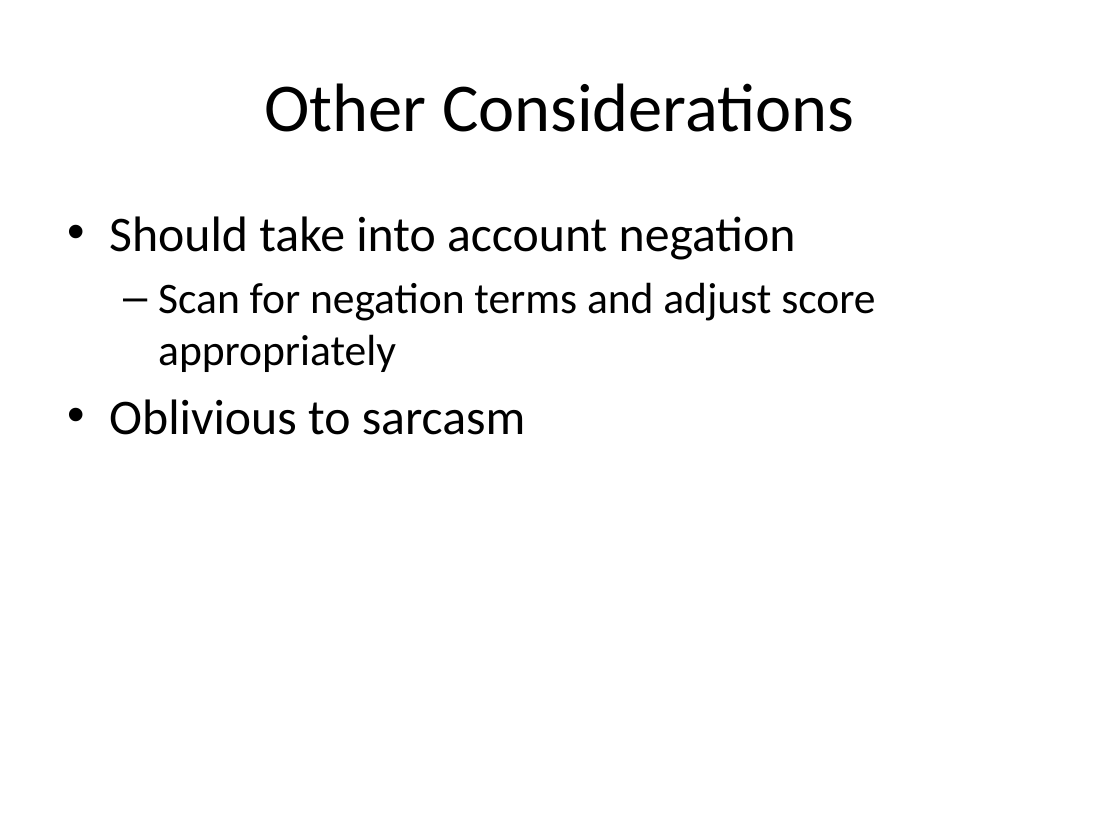
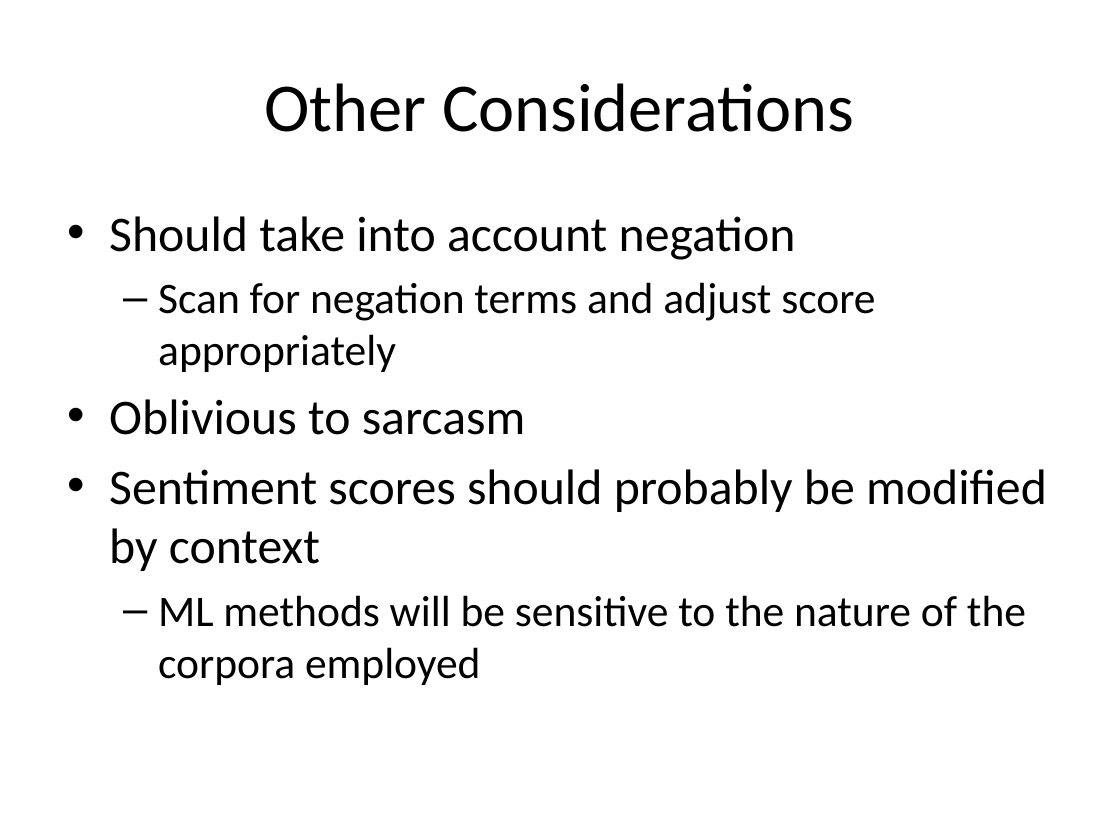
Before and after one commit to rajarshi/ctrug-tweet, a slide deck: slide 9 of ctrug.pptx (slide 8 before the commit). Drawn at 1120x840 pixels with LibreOffice and Linux fonts; fonts in the diff are those of the drawing. Boxes give left, top, right and bottom in pixels: in the first picture for what was removed or moved away, otherwise in the second. Text is boxed around its words. In the diff, an @@ line names an element or a change of style, - is before the commit and + after.

```diff
--- a/ctrug.pptx
+++ b/ctrug.pptx
@@ text at (109,469,1047,685): paragraphs added @@
+• Sentiment scores should probably be modified by context
+  – ML methods will be sensitive to the nature of the corpora employed
```
Also in this commit, not shown: 1 other slide changed, 2 slides added, 1 slide removed.
